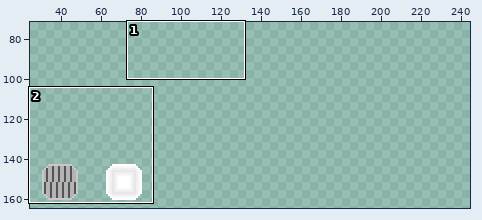
One commit to this pixel-art file: Assets/Sprites/SpriteSheet1.aseprite. The first picture is a wide view before the edit; the outline marks the close-up.
Close-up. Before:
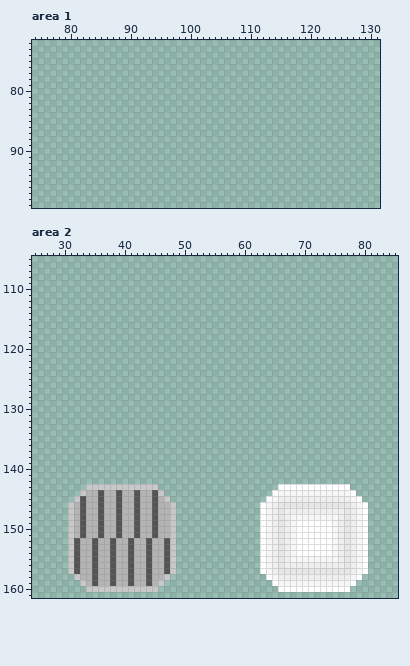
320x180 pixels, 1 frame. Colours within 5 levels of each other are drawn and written as one. Shown: area 1: x 74..131, y 72..99; area 2: x 25..85, y 105..161. The wide view leaves out empty margins. The commit also changed other parts of the picture, which this record leaves out.
After the commit:
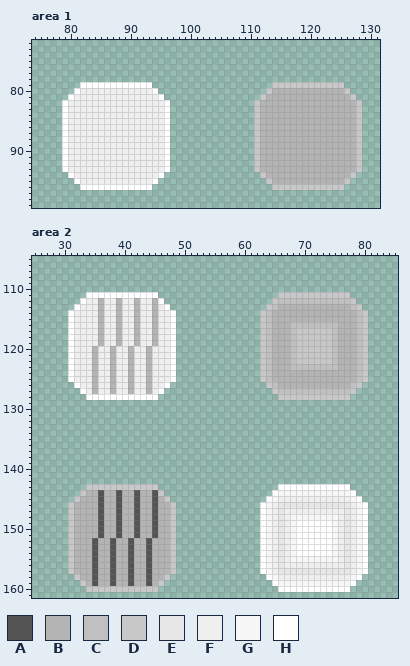
Palette (. is transparent): A #545454  B #b4b4b4  C #c0c0c0  D #c8c8c8  E #e7e7e7  F #efefef  G #f7f7f7  H #ffffff
The edit:
layer "Red_UnactivePlatformSprite" added
layer "Red_ActivePlatformSprite" added
layer "White_UnactivePlatformSprite" added
layer "Template" added
layer "Template Copy" added
layer "UnactivePlatformSprite" removed
Changed rows in their new state; - is an unchanged pixel.
Area 1, layers "Template Copy", "Template":
first column x 79:
 79 ---HHHHHHHHHHHH--------------------DDDDDDDDDDDD---
 80 --HFFFFFFFFFFFFH------------------DBBBBBBBBBBBBD--
 81 -HFFFFFFFFFFFFFFH----------------DBBBBBBBBBBBBBBD-
 82 HFFFFFFFFFFFFFFFFH--------------DBBBBBBBBBBBBBBBBD
 83 HFFFFFFFFFFFFFFFFH--------------DBBBBBBBBBBBBBBBBD
 84 HFFFFFFFFFFFFFFFFH--------------DBBBBBBBBBBBBBBBBD
 85 HFFFFFFFFFFFFFFFFH--------------DBBBBBBBBBBBBBBBBD
 86 HFFFFFFFFFFFFFFFFH--------------DBBBBBBBBBBBBBBBBD
 87 HFFFFFFFFFFFFFFFFH--------------DBBBBBBBBBBBBBBBBD
 88 HFFFFFFFFFFFFFFFFH--------------DBBBBBBBBBBBBBBBBD
 89 HFFFFFFFFFFFFFFFFH--------------DBBBBBBBBBBBBBBBBD
 90 HFFFFFFFFFFFFFFFFH--------------DBBBBBBBBBBBBBBBBD
 91 HFFFFFFFFFFFFFFFFH--------------DBBBBBBBBBBBBBBBBD
 92 HFFFFFFFFFFFFFFFFH--------------DBBBBBBBBBBBBBBBBD
 93 HFFFFFFFFFFFFFFFFH--------------DBBBBBBBBBBBBBBBBD
 94 -HFFFFFFFFFFFFFFH----------------DBBBBBBBBBBBBBBD-
 95 --HFFFFFFFFFFFFH------------------DBBBBBBBBBBBBD--
 96 ---HHHHHHHHHHHH--------------------DDDDDDDDDDDD---
Area 2, layers "White_UnactivePlatformSprite", "Red_ActivePlatformSprite", "Red_UnactivePlatformSprite":
first column x 31:
111 ---HHHHHHHHHHHH--------------------DDDDDDDDDDDD---
112 --HFFBFFBFFBFFBH------------------DCCCCCCCCCCCCD--
113 -HFFFBFFBFFBFFBFH----------------DCBBBBBBBBBBBBCD-
114 HFFFFBFFBFFBFFBFFH--------------DCBBBBBBBBBBBBBBCD
115 HFFFFBFFBFFBFFBFFH--------------DCBBBBBBBBBBBBBBCD
116 HFFFFBFFBFFBFFBFFH--------------DCBBBCCCCCCCCBBBCD
117 HFFFFBFFBFFBFFBFFH--------------DCBBBCDDDDDDCBBBCD
118 HFFFFBFFBFFBFFBFFH--------------DCBBBCDDDDDDCBBBCD
119 HFFFFBFFBFFBFFBFFH--------------DCBBBCDDDDDDCBBBCD
120 HFFFBFFBFFBFFBFFFH--------------DCBBBCDDDDDDCBBBCD
121 HFFFBFFBFFBFFBFFFH--------------DCBBBCDDDDDDCBBBCD
122 HFFFBFFBFFBFFBFFFH--------------DCBBBCDDDDDDCBBBCD
123 HFFFBFFBFFBFFBFFFH--------------DCBBBCCCCCCCCBBBCD
124 HFFFBFFBFFBFFBFFFH--------------DCBBBBBBBBBBBBBBCD
125 HFFFBFFBFFBFFBFFFH--------------DCBBBBBBBBBBBBBBCD
126 -HFFBFFBFFBFFBFFH----------------DCBBBBBBBBBBBBCD-
127 --HFBFFBFFBFFBFH------------------DCCCCCCCCCCCCD--
128 ---HHHHHHHHHHHH--------------------DDDDDDDDDDDD---
first column x 32:
145 -B--------------
146 -B--------------
147 -B--------------
148 -B--------------
149 -B--------------
150 -B--------------
151 -B--------------
152 B--------------B
153 B--------------B
154 B--------------B
155 B--------------B
156 B--------------B
157 B--------------B
